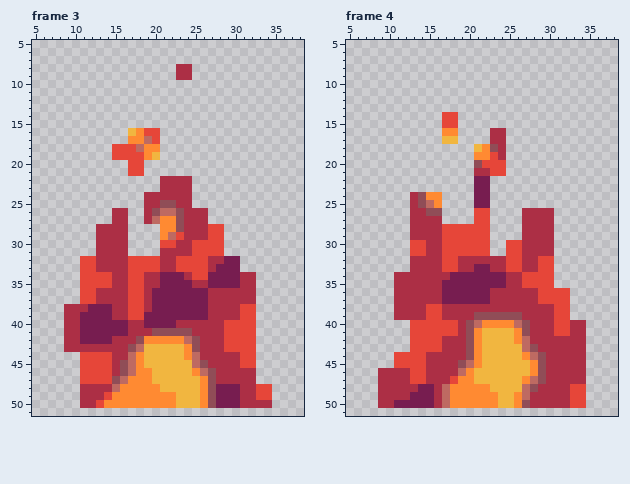
Edited in one commit: pixel-art file (25/SW/src/assets/fire.aseprite). Above: the version before the commit.
43x59 pixels, 8 frames. Shown: frame 3: x 5..38, y 5..51; frame 4: x 5..38, y 5..51. The commit also changed other frames, which this record leaves out.
And afterwards:
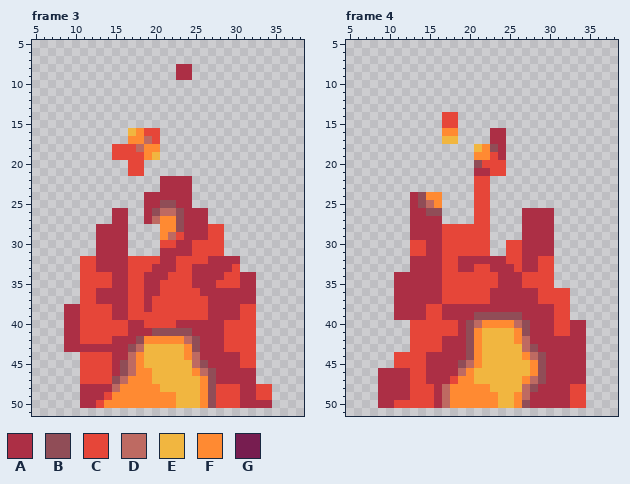
Palette (. is transparent): A #ac2f45  B #904d57  C #e64639  D #be6a62  E #f1b640  F #ff8a32  G #771d50
Author's note on the commit: Improved fire and fireplace colors.
The edit:
Frame 3:
Colour A replaces colour C in row 33 at x 20 and 25 to 26; in row 34 at x 25 to 26.
Colour A replaces colour G in row 32 at x 29 to 30; in row 33 at x 28 to 29; in row 34 at x 21 and 27 to 28; in row 35 at x 27; in row 36 at x 20 and 26.
Colour C replaces colour A in row 34 at x 24; in row 38 at x 11.
Colour C replaces colour G in row 33 at x 30; in row 34 at x 22 to 23 and 29 to 30; in row 35 at x 21 to 24 and 28 to 30; in row 36 at x 21 to 25; in row 37 at x 20 to 26; in row 38 at x 12 to 14 and 20 to 26.
Colour C replaces colour G in row 39 at x 11 to 14 and 19 to 26; in row 40 at x 11 to 16 and 19 to 22; in row 41 at x 11 to 16; in row 42 at x 11 to 14; in rows 48 to 50 at x 28 to 30.
Frame 4:
Colour A replaces colour C in row 33 at x 25.
Colour A replaces colour G in rows 34 to 35 at x 24.
Colour C replaces colour A in row 34 at x 17; in row 48 at x 13.
Colour C replaces colour G in rows 22 to 25 at x 21 to 22; in row 33 at x 21 to 22; in row 34 at x 18 to 23; in row 35 at x 17 to 23; in rows 36 to 37 at x 17 to 22; in row 48 at x 14 to 15.
Colour C replaces colour G in row 49 at x 13 to 15; in row 50 at x 11 to 15.
Changed places in both pictures, as pixel boxes (x1, y1, x2, y2):
changed: (80, 256, 240, 344)
changed: (216, 384, 240, 408)
changed: (474, 176, 490, 208)
changed: (442, 264, 514, 304)
changed: (394, 384, 434, 408)
